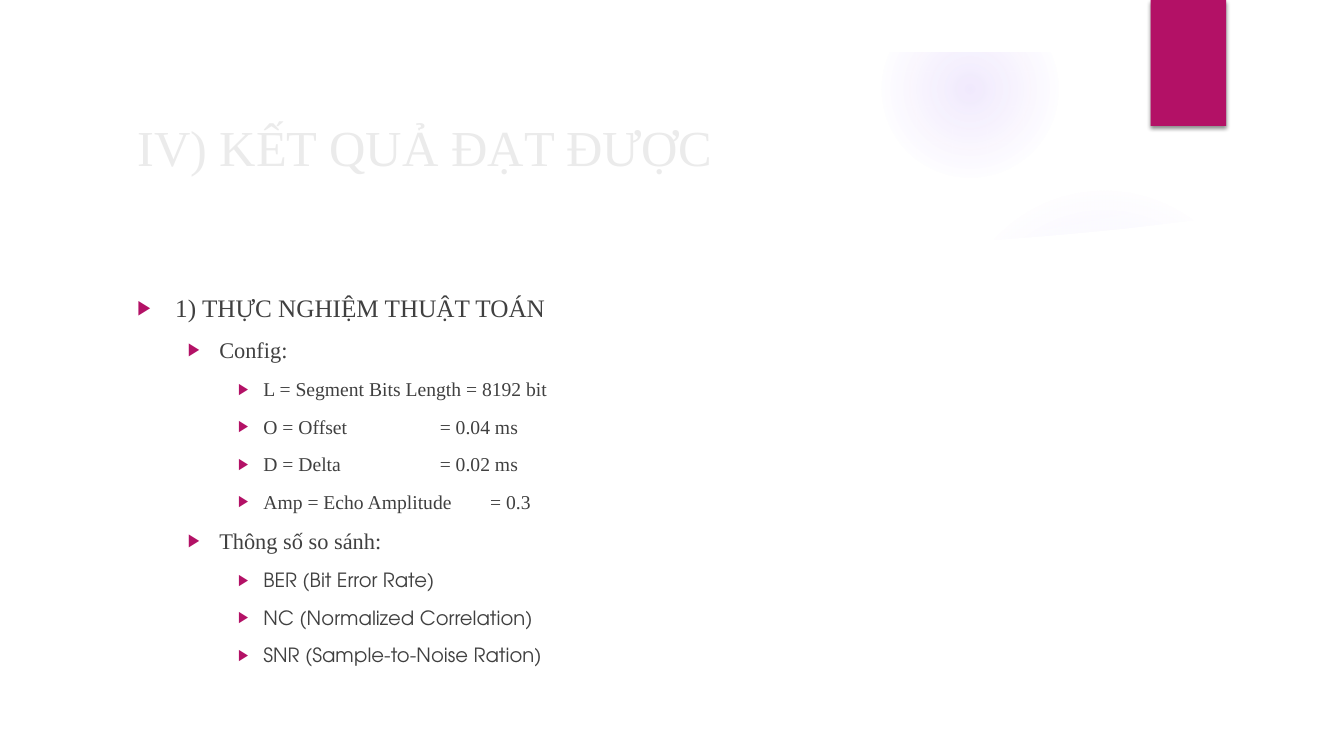
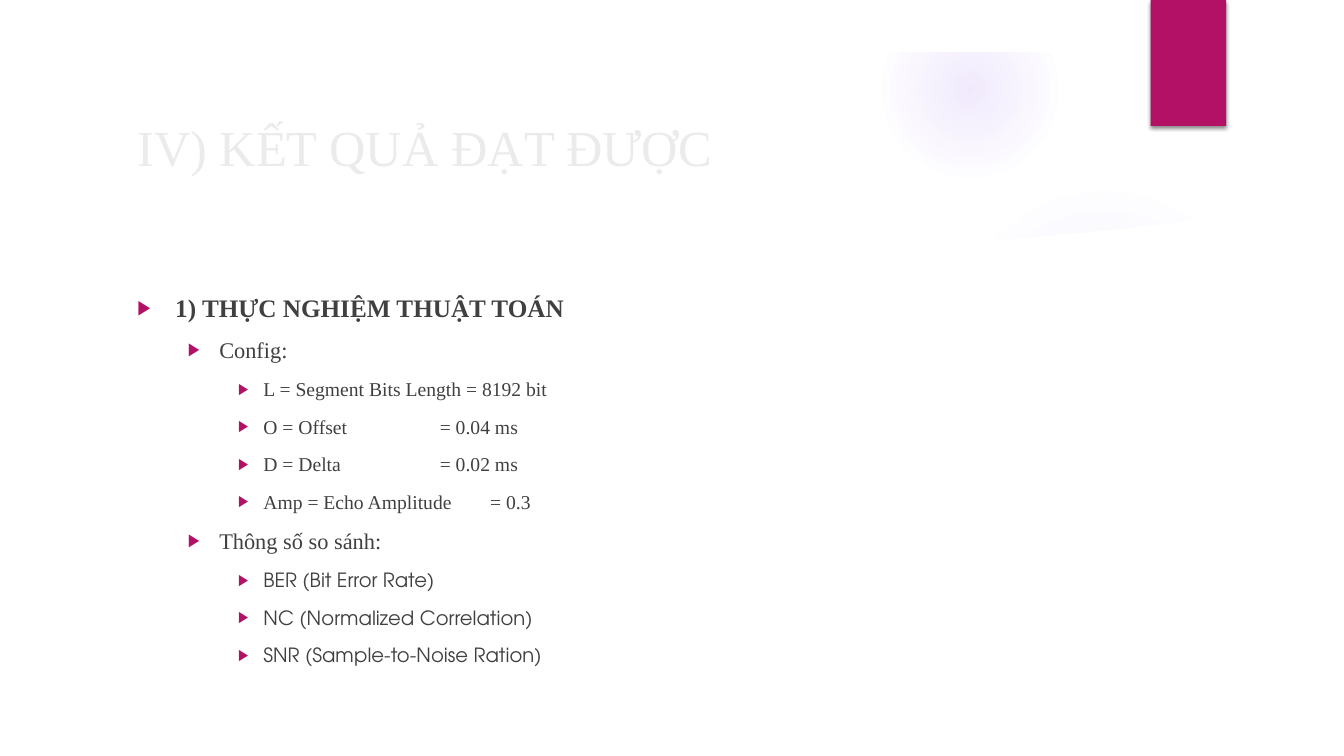
Before and after one commit to TruongThanhNam97/angular-audio, a slide deck: slide 29 of document/BC-LVTN.pptx. Drawn at 1344x756 pixels with LibreOffice and Linux fonts; fonts in the diff are those of the drawing; background and template pictures are left out. Boxes give left, top, right and bottom in pixels: in the first picture for what was removed or moved away, otherwise in the second. Text is boxed around its words. In the diff, an @@ line names an element or a change of style, - is before the commit and + after.

```diff
--- a/document/BC-LVTN.pptx
+++ b/document/BC-LVTN.pptx
@@ text at bbox=[175, 297, 563, 322]: bold on in "1) THỰC NGHIỆM THUẬT TOÁN" @@
```
Also in this commit, not shown: 8 other slides changed.
